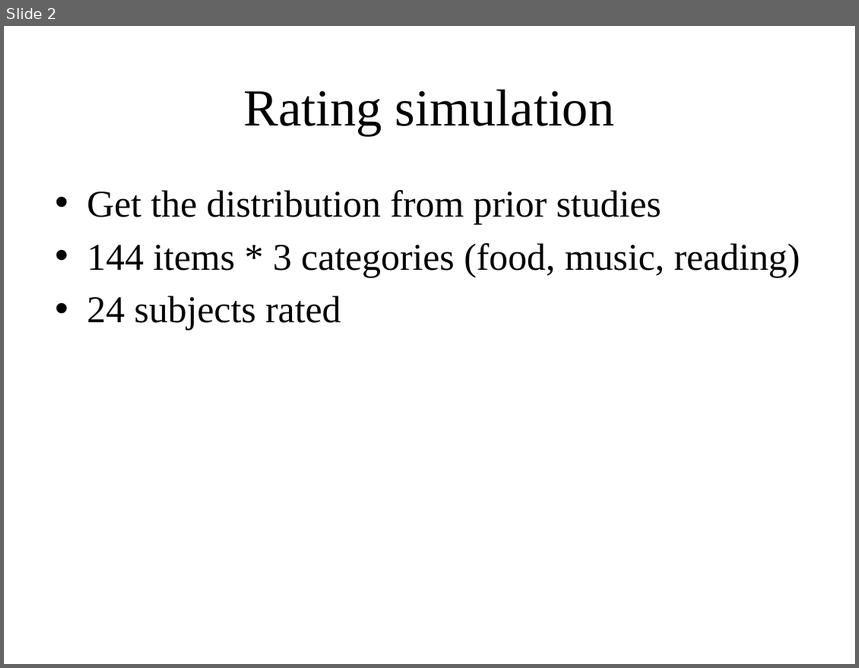
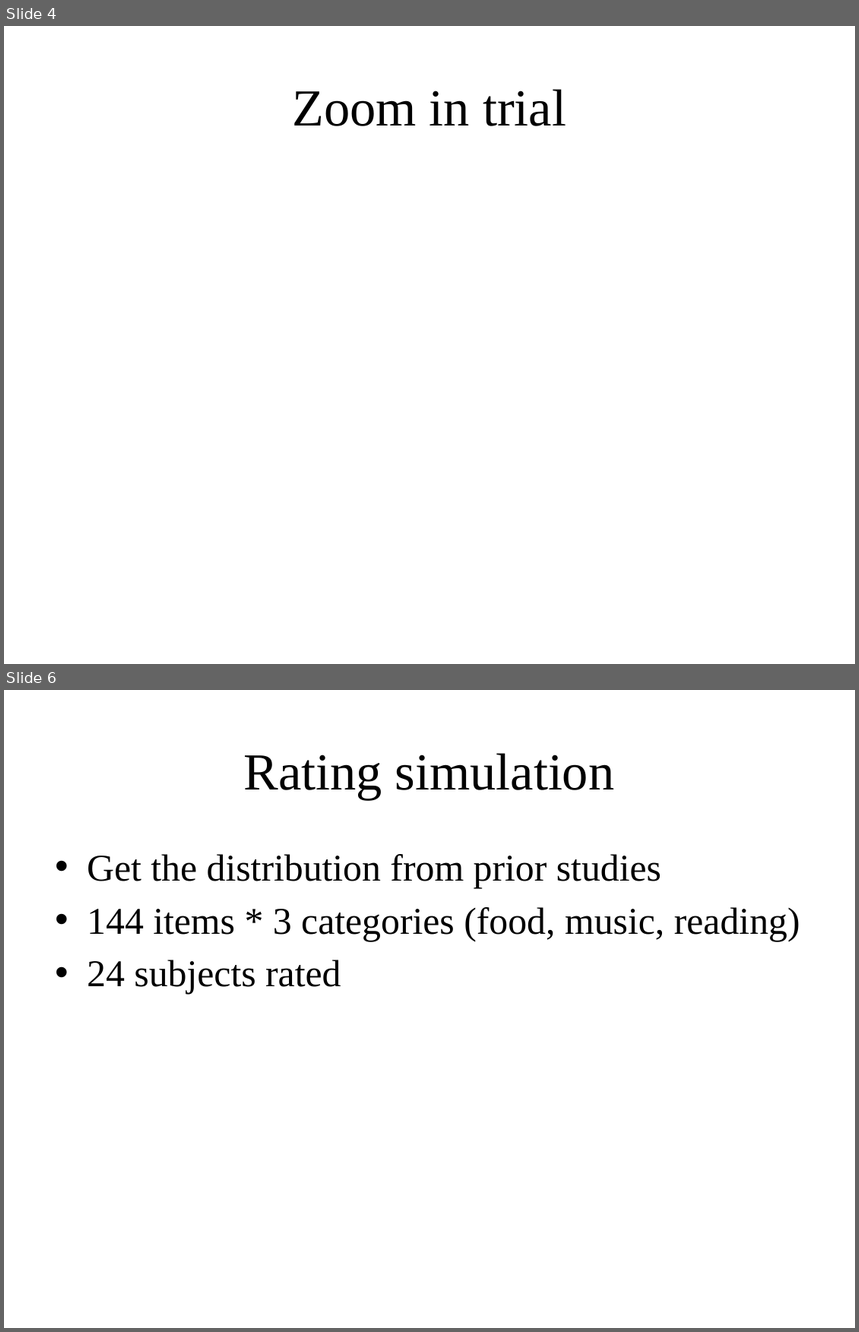
Before and after one commit to imemoof/-sdm, a slide deck: simulation/Simulation.pptx. Shown one above the other, each under a label of ours: slide 2 before the commit, slides 4 and 6 after it; the slides between them are not shown. The pictures are 859x668 and 859x1332 pixels, drawn with LibreOffice and Linux fonts; fonts in the diff are those of the drawing. Boxes give left, top, right and bottom in pixels: in the first picture for what was removed or moved away, otherwise in the second. Text is boxed around its words. In the diff, an @@ line names an element or a change of style, - is before the commit and + after.

```diff
--- a/simulation/Simulation.pptx
+++ b/simulation/Simulation.pptx
@@ slide 4 added at [4, 26, 855, 664], background #FFFFFF @@
@@ title added at [292, 89, 566, 126], 44 pt, text #000000 @@
+Zoom in trial
@@ what was slide 2 is now slide 6 @@
```
Also in this commit, not shown: 2 slides changed, 3 other slides added, 19 other files.
